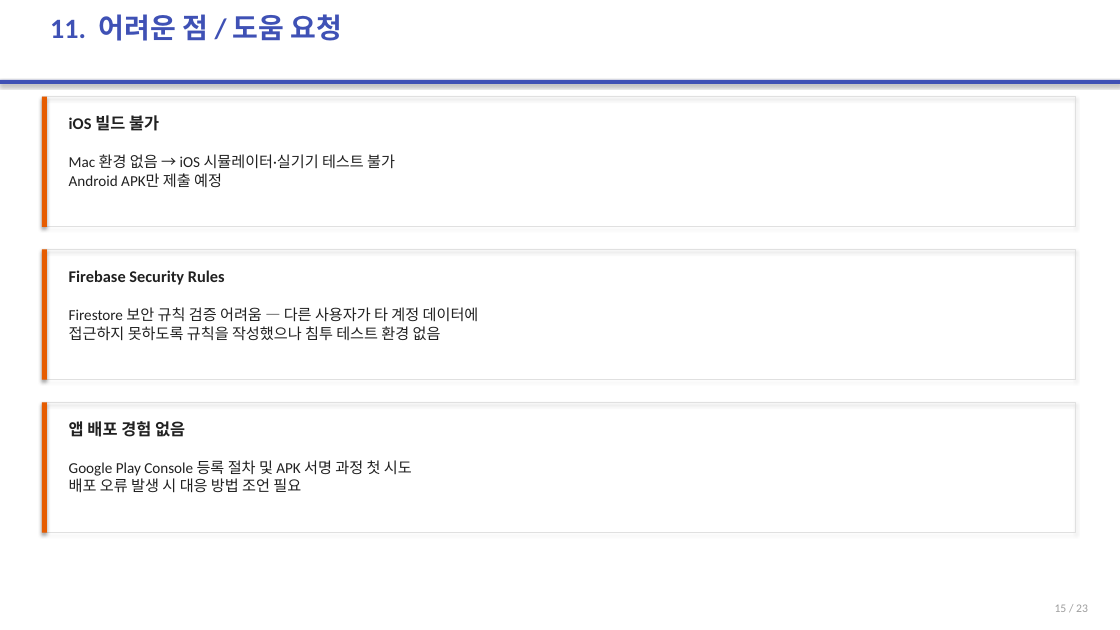
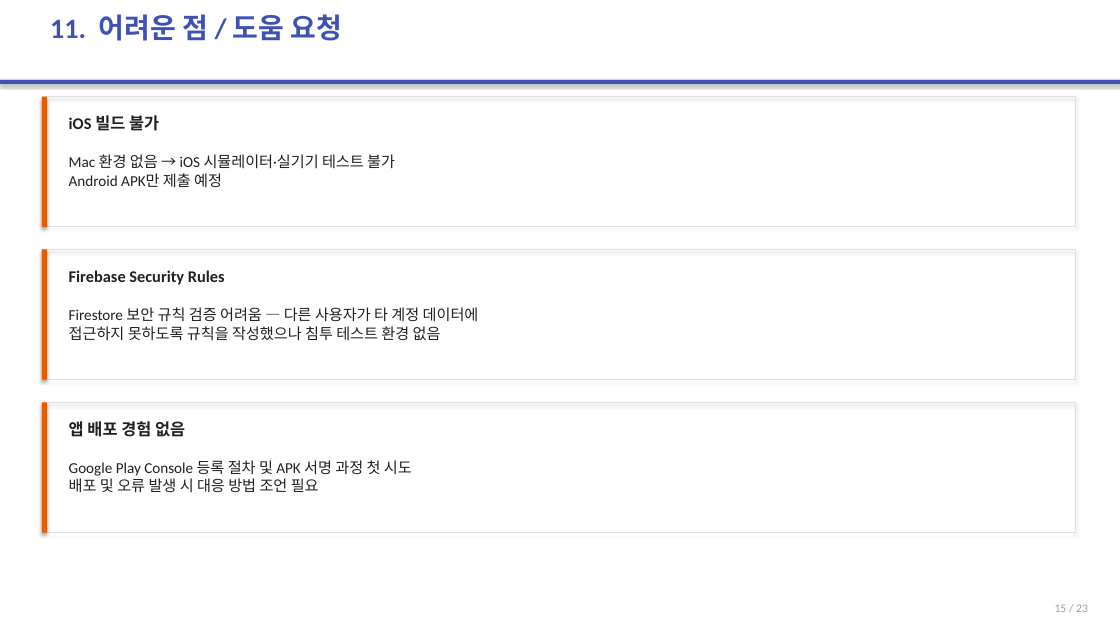
Before and after one commit to 2022136020/project_c, a slide deck: slide 15 of portfolio-tracker/presentation/portfolio-tracker-final.pptx. Drawn at 1120x630 pixels with LibreOffice and Linux fonts; fonts in the diff are those of the drawing. Boxes give left, top, right and bottom in pixels: in the first picture for what was removed or moved away, otherwise in the second. Text is boxed around its words. In the diff, an @@ line names an element or a change of style, - is before the commit and + after.

Commit message:
presentation: 슬라이드 15 텍스트 수정 (배포 오류 발생 시 -> 배포 및 오류 발생 시)

```diff
--- a/portfolio-tracker/presentation/portfolio-tracker-final.pptx
+++ b/portfolio-tracker/presentation/portfolio-tracker-final.pptx
@@ text at (69,460,412,493): text changed @@
-Google Play Console 등록 절차 및 APK 서명 과정 첫 시도
-배포 오류 발생 시 대응 방법 조언 필요
+Google Play Console 등록 절차 및 APK 서명 과정 첫 시도
+배포 및 오류 발생 시 대응 방법 조언 필요
```
Also in this commit, not shown: 1 slide added, 1 slide removed, 2 other files.
